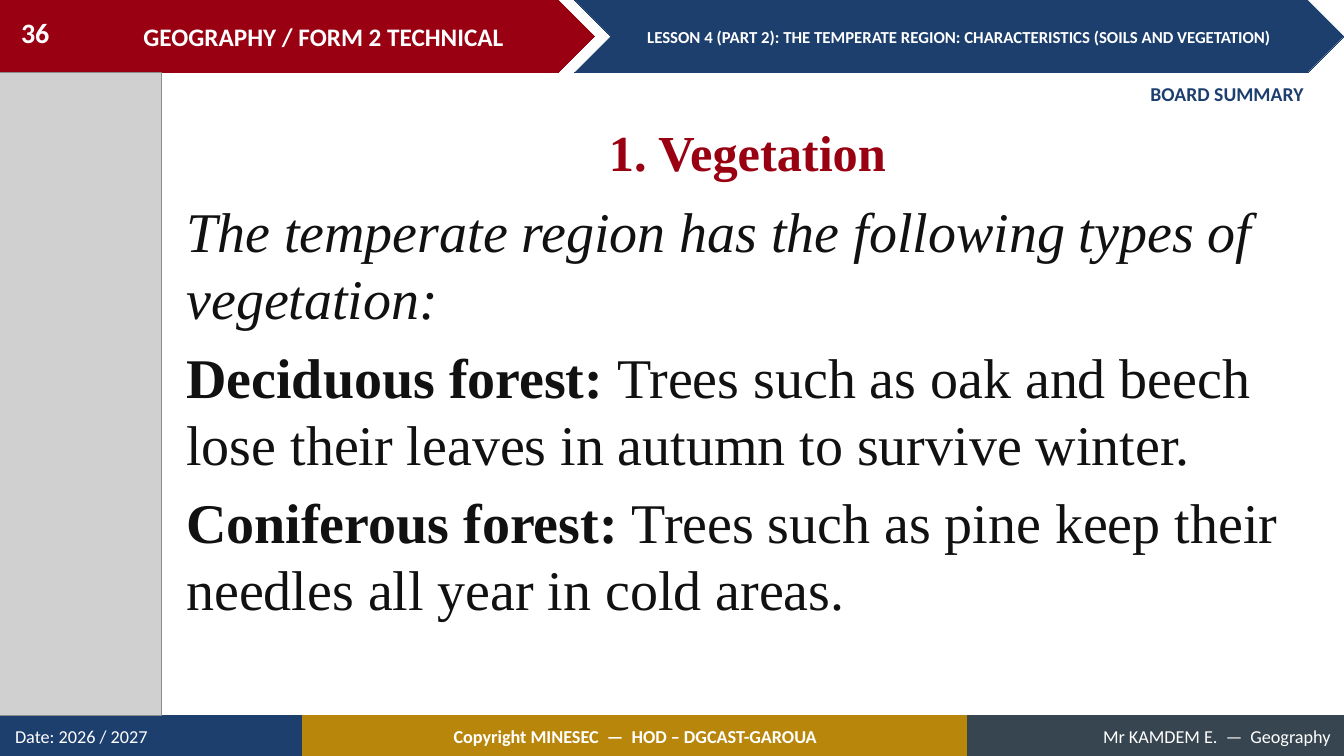
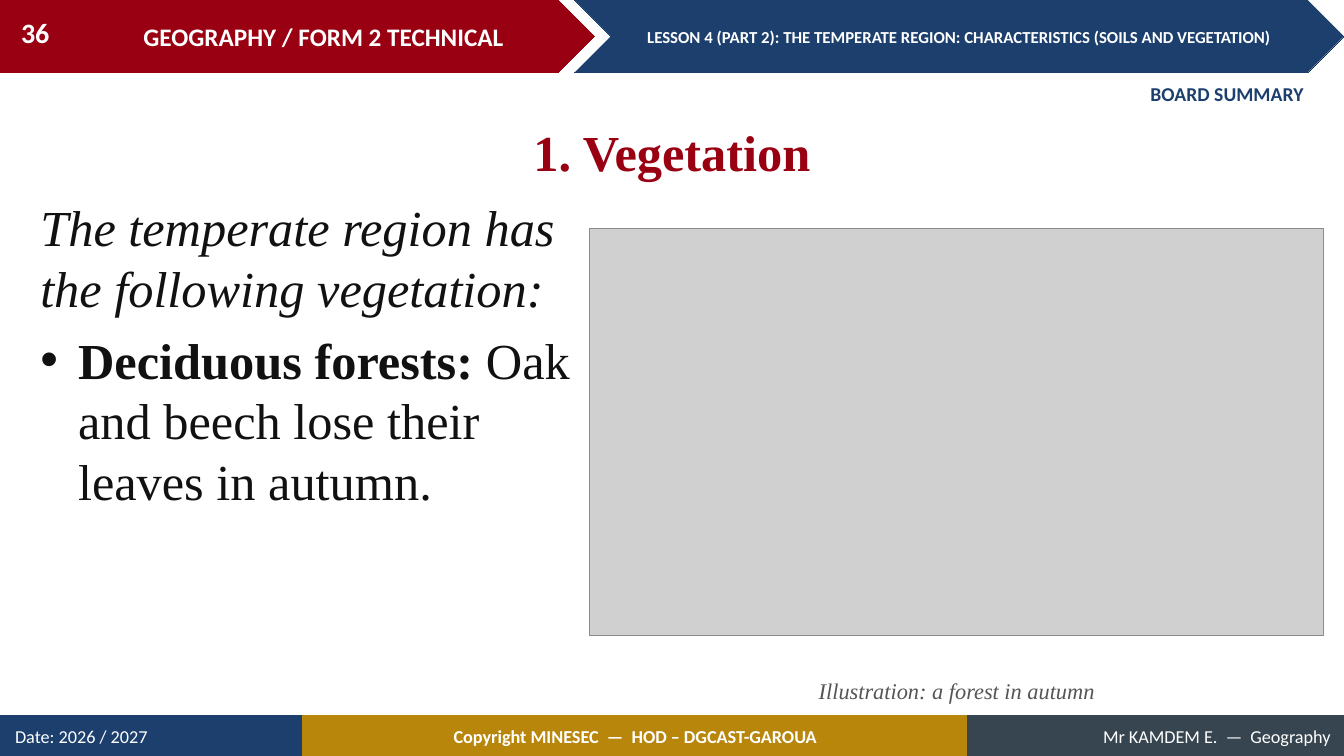
Before and after one commit to Berthautk/linea-github, a slide deck: slide 36 of lecons/F2T/17_S11_L4_P2_Temperate_Soils_Vegetation.pptx. Drawn at 1344x756 pixels with LibreOffice and Linux fonts; fonts in the diff are those of the drawing; grey boxes stand for pictures. Boxes give left, top, right and bottom in pixels: in the first picture for what was removed or moved away, otherwise in the second. Text is boxed around its words. In the diff, an @@ line names an element or a change of style, - is before the commit and + after.

```diff
--- a/lecons/F2T/17_S11_L4_P2_Temperate_Soils_Vegetation.pptx
+++ b/lecons/F2T/17_S11_L4_P2_Temperate_Soils_Vegetation.pptx
@@ picture removed at (0, 73, 161, 716) @@
@@ text "1. Vegetation": place and size @@
-text "1. Vegetation" at (609, 136, 886, 181)
+text "1. Vegetation" at (533, 136, 811, 181)
@@ text at (40, 211, 570, 501): text changed; size 40 to 36 pt @@
-The temperate region has the following types of vegetation:
-Deciduous forest: Trees such as oak and beech lose their leaves in autumn to survive winter.
-Coniferous forest: Trees such as pine keep their needles all year in cold areas.
+The temperate region has the following vegetation:
+• Deciduous forests: Oak and beech lose their leaves in autumn.
@@ picture added at (590, 229, 1324, 636) @@
@@ text added at (819, 683, 1094, 704), 16 pt, text #555555, italic @@
+Illustration: a forest in autumn
```
Also in this commit, not shown: 21 other slides changed, 3 slides added, 36 other files.
